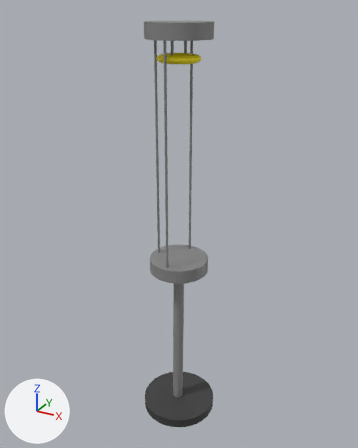
The Blender file models/blend/vision_box.blend: old version first, new version second.
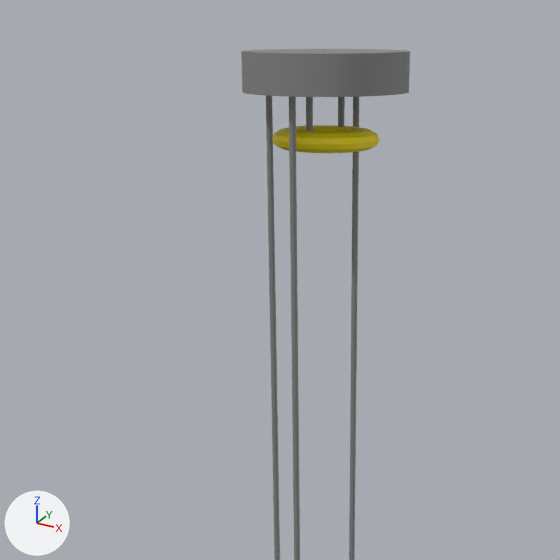
Each version appears first whole from a camera (50 mm lens) standing at (0.917, -1.666, 1.799) and looking at (-0.015, 0.028, 0.952), and next in a close-up on the part from 12% to 77% of the width and 0% to 52% of the height. Every picture has the same lights, and +X, +Y and +Z are marked at lower left.

Names of what the first close-up shows: 'Cilindro'.
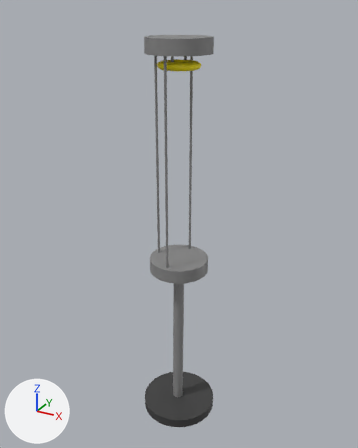
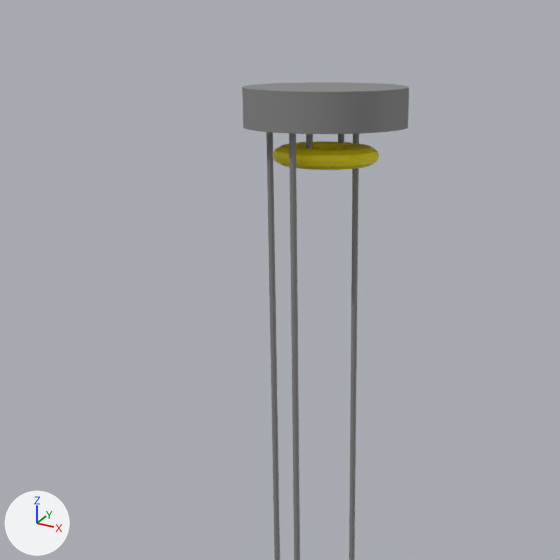
The change, as a list of edits to the scene's bpy script:
```text
Change me_cilindro_011:
    used by ob_cilindro; location = (0.0, 0.0, 0.781); scale = (5.0, 5.0, 5.16)
    remove me_cilindro_011.from_pydata(...)  # 2160 vertices, 1352 faces; spans x -0.025..0.025, y -0.025..0.025, z -0.005..0.188
    add me_cilindro_011.from_pydata(...)  # 2160 vertices, 1352 faces; spans x -0.025..0.025, y -0.025..0.025, z -0.005..0.178
    me_cilindro_011 part 1: the loose piece of 64 vertices spanning x -0.001..0.001, y -0.011..-0.009, z 0.166..0.177 is scaled about its middle by (1, 1, 0.543), then moved by (0.0, 0.0, -0.007)
    me_cilindro_011 part 2: the loose piece of 64 vertices spanning x -0.001..0.001, y 0.009..0.011, z 0.166..0.177 is scaled about its middle by (1, 1, 0.543), then moved by (0.0, 0.0, -0.007)
    me_cilindro_011 part 3: the loose piece of 576 vertices spanning x -0.017..0.017, y -0.016..0.016, z 0.161..0.167 is moved by (0.0, 0.0, -0.005)
    me_cilindro_011 part 4: the loose piece of 600 vertices spanning x -0.025..0.025, y -0.025..0.025, z 0.177..0.188 is moved by (0.0, 0.0, -0.01)
    me_cilindro_011 part 5: 96 of the vertices in x -0.021..0.001, y -0.021..0.021, z 0.177 are moved by (0.0, 0.0, -0.01)
```

Changed parts and their boxes [x1, y1, x2, y2] in the close-ups (560 x 560 px; the box of a moved part takes in the faces that stretch with it):
'Cilindro', reshaped
    before: [241, 49, 410, 560]
    after: [242, 82, 409, 560]
part 1 of me_cilindro_011, moved or reshaped
    before: [306, 97, 313, 132]
    after: [306, 134, 313, 148]
part 2 of me_cilindro_011, moved or reshaped
    before: [338, 97, 345, 127]
    after: [338, 134, 344, 143]
part 3 of me_cilindro_011, moved or reshaped
    before: [272, 125, 380, 153]
    after: [272, 141, 379, 170]
part 4 of me_cilindro_011, moved or reshaped
    before: [241, 49, 410, 97]
    after: [242, 82, 409, 134]
part 5 of me_cilindro_011, moved or reshaped
    before: [266, 96, 359, 560]
    after: [266, 132, 359, 560]
